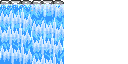
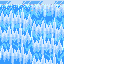
Layered file, before and after one edit (128x64). Changes by layer:
renamed "rocks copie" to "ices", painted on it over box(0, 0, 64, 4)
painted on "rocks" (2nd of 2, in "rocks") over box(32, 0, 64, 4)
